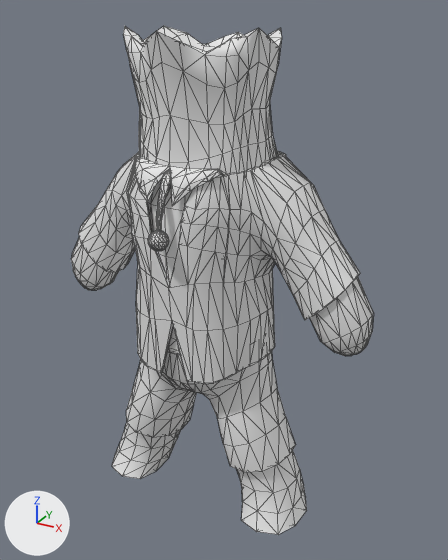
The glTF model alien_guest.glb as it was, and as the next commit left it.
Both versions are drawn from a camera (50 mm lens) standing at (1.71, -2.9, 2.92) and looking at (0.11, 0.0, 1.47). Arrows for +X, +Y and +Z are at lower left; the lights stay in place. The first picture is the older version. Mesh edges are drawn as thin lines. Vertices at exactly the same position are counted once.

Objects in the first picture: 'Guest'.
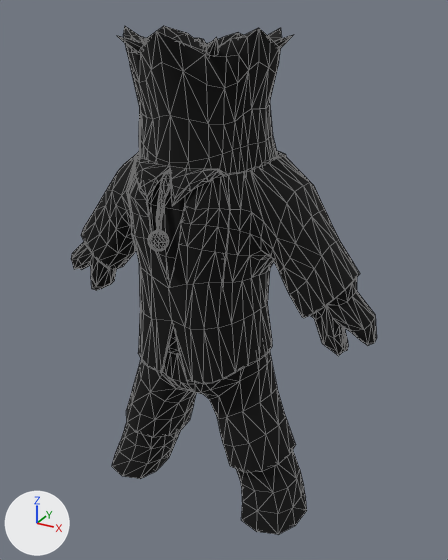
The change, as JSON lines over the scene's bpy script:
```json
{"op": "add", "block": "mat_guest", "code": ["mat_guest = principled_material('Guest')", "mat_guest.base_color = (0.0, 0.0, 0.0)  # black #000000", "mat_guest.roughness = 1.0"]}
{"block": "me_cube_003", "where": "# used by ob_guest; location = (0.0, 0.0, 0.0)"}
{"op": "remove", "block": "me_cube_003", "code": "me_cube_003.from_pydata(...)  # 1427 vertices, 2668 faces; spans x -1.0..1.0, y -0.53..0.37, z 0.0..2.84"}
{"op": "add", "block": "me_cube_003", "code": "me_cube_003.from_pydata(...)  # 1567 vertices, 2924 faces; spans x -1.0..1.03, y -0.53..0.39, z 0.0..2.84"}
{"block": "me_cube_003", "change": "me_cube_003 part 1: a new loose piece of 18 vertices spanning x 0.32..0.48, y -0.03..0.04, z 2.7..2.8, in mat_guest (black #000000)"}
{"block": "me_cube_003", "change": "me_cube_003 part 2: a new loose piece of 18 vertices spanning x 0.17..0.28, y -0.37..-0.24, z 2.7..2.8, in mat_guest (black #000000)"}
{"block": "me_cube_003", "change": "me_cube_003 part 3: a new loose piece of 18 vertices spanning x -0.29..-0.15, y -0.34..-0.26, z 2.7..2.8, in mat_guest (black #000000)"}
{"block": "me_cube_003", "change": "me_cube_003 part 4: 296 vertices moved from x -0.98..1.0, y -0.41..0.32, z 0.99..1.67 to x -0.97..1.03, y -0.41..0.32, z 0.99..1.67; 20 vertices removed from x -0.89..0.97, y -0.12..0.22, z 1.05..1.66; 52 vertices added at x -0.88..1.03, y -0.11..0.2, z 1.05..1.62"}
{"block": "me_cube_003", "change": "me_cube_003 part 5: 2498 faces spanning x -1.0..1.03, y -0.53..0.37, z 0.0..2.84 switch from no material to mat_guest (black #000000)"}
{"block": "me_cube_003", "change": "other edits to the shape of me_cube_003 do not show in these pictures"}
```

Where the change shows, as pixel boxes [x1, y1, x2, y2] in the pictures (448 x 560 px; the box of a moved part takes in the faces that stretch with it):
```json
{"object": "Guest", "change": "reshaped", "before": [71, 26, 374, 534], "after": [71, 26, 377, 534]}
{"part": 1, "of": "me_cube_003", "change": "added", "after": [274, 35, 293, 49], "on screen": "mostly hidden"}
{"part": 2, "of": "me_cube_003", "change": "added", "after": [206, 37, 219, 57]}
{"part": 3, "of": "me_cube_003", "change": "added", "after": [118, 36, 144, 55]}
{"part": 4, "of": "me_cube_003", "change": "moved or reshaped", "before": [71, 203, 373, 394], "after": [71, 210, 377, 394]}
{"part": 5, "of": "me_cube_003", "change": "recoloured", "before": [71, 26, 373, 534], "after": [71, 26, 373, 534], "on screen": "white to black"}
```
